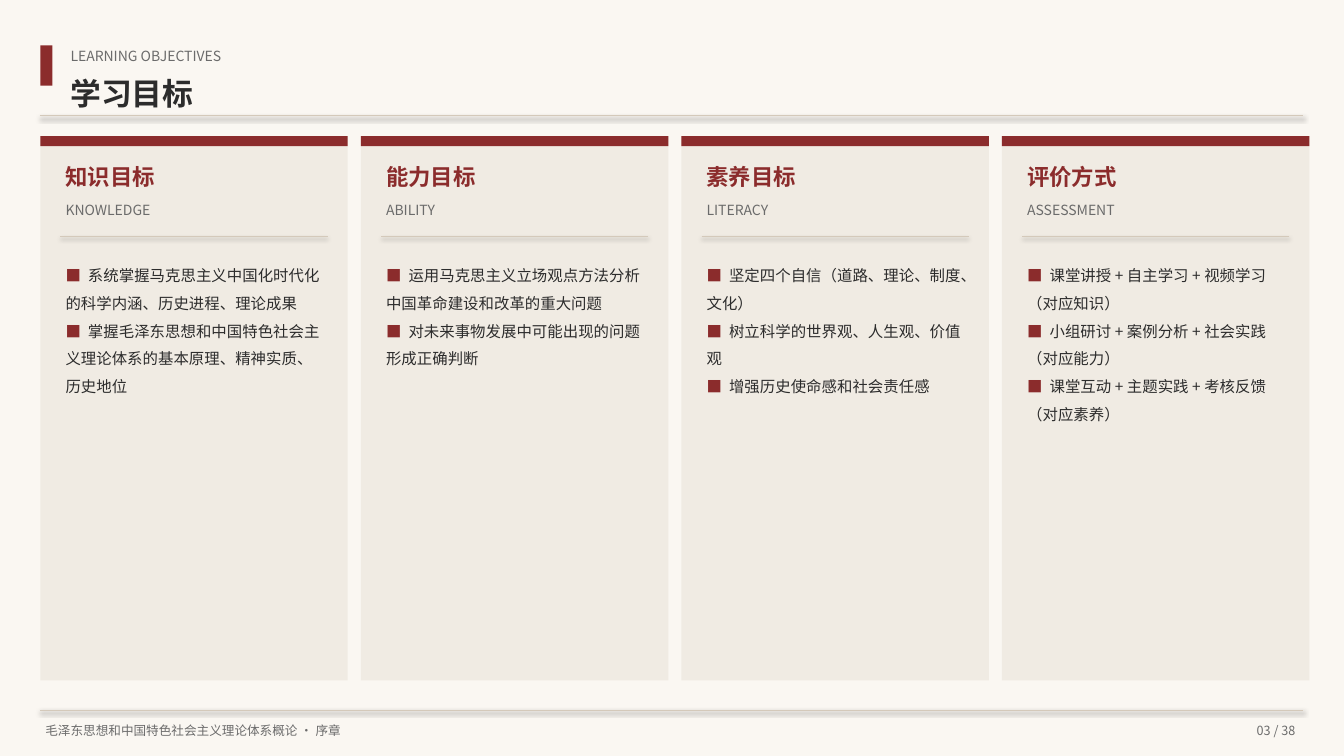
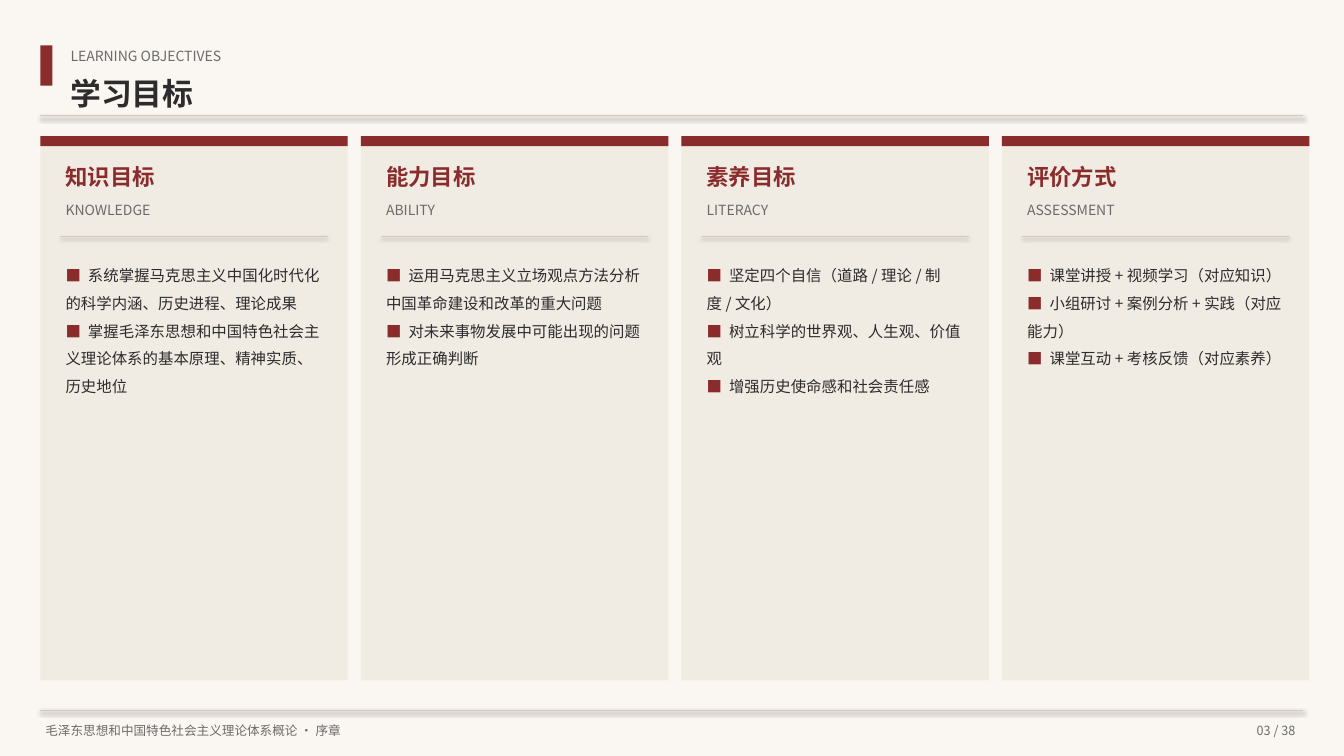
Before and after one commit to hsy358/obsidian-vault, a slide deck: slide 3 of 03-资源/PPT/毛泽东思想和中国特色社会主义理论体系概论 教学大纲概览.pptx. Drawn at 1344x756 pixels with LibreOffice and Linux fonts; fonts in the diff are those of the drawing. Boxes give left, top, right and bottom in pixels: in the first picture for what was removed or moved away, otherwise in the second. Text is boxed around its words. In the diff, an @@ line names an element or a change of style, - is before the commit and + after.

```diff
--- a/03-资源/PPT/毛泽东思想和中国特色社会主义理论体系概论 教学大纲概览.pptx
+++ b/03-资源/PPT/毛泽东思想和中国特色社会主义理论体系概论 教学大纲概览.pptx
@@ text at bbox=[707, 268, 940, 311]: text changed @@
-■ 坚定四个自信（道路、理论、制度、文化）
+■ 坚定四个自信（道路 / 理论 / 制度 / 文化）
@@ text at bbox=[1027, 268, 1281, 366]: text changed @@
-■ 课堂讲授 + 自主学习 + 视频学习（对应知识）
-■ 小组研讨 + 案例分析 + 社会实践（对应能力）
-■ 课堂互动 + 主题实践 + 考核反馈（对应素养）
+■ 课堂讲授 + 视频学习（对应知识）
+■ 小组研讨 + 案例分析 + 实践（对应能力）
+■ 课堂互动 + 考核反馈（对应素养）
```
Also in this commit, not shown: 12 other slides changed, 2 other files.
